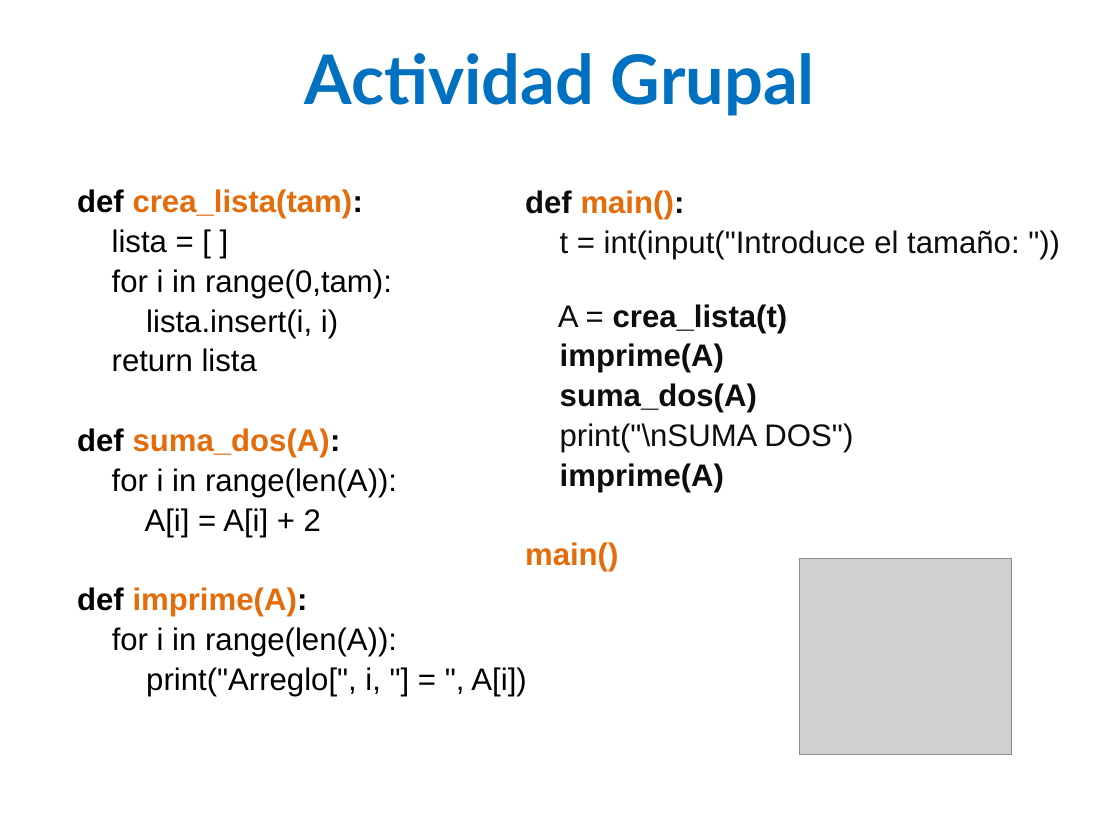
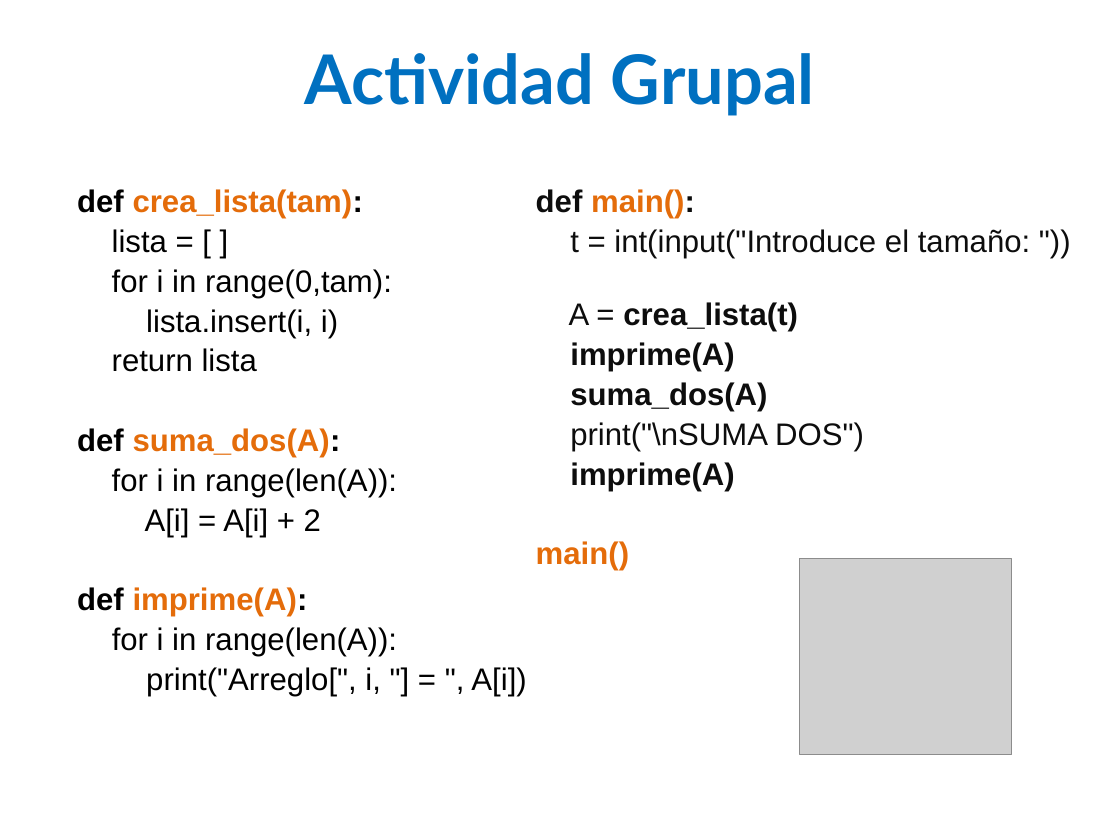
Before and after one commit to lizetheP/PensamientoC, a slide deck: slide 38 of CalendarioAgo20L/presentaciones/9_ListasArreglos.pptx. Drawn at 1120x840 pixels with LibreOffice and Linux fonts; fonts in the diff are those of the drawing; grey boxes stand for pictures. Boxes give left, top, right and bottom in pixels: in the first picture for what was removed or moved away, otherwise in the second. Text is boxed around its words. In the diff, an @@ line names an element or a change of style, - is before the commit and + after.

```diff
--- a/CalendarioAgo20L/presentaciones/9_ListasArreglos.pptx
+++ b/CalendarioAgo20L/presentaciones/9_ListasArreglos.pptx
@@ text "def main():": place and size @@
-text "def main():" at (525, 190, 1019, 572)
+text "def main():" at (536, 189, 1030, 571)
```
Also in this commit, not shown: 3 other files.
